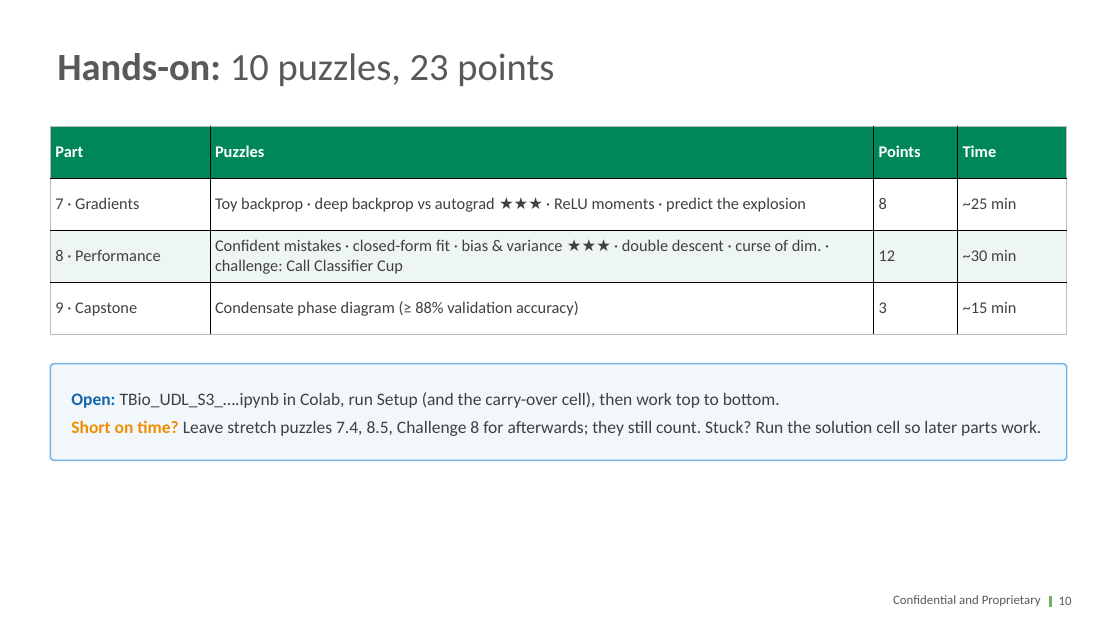
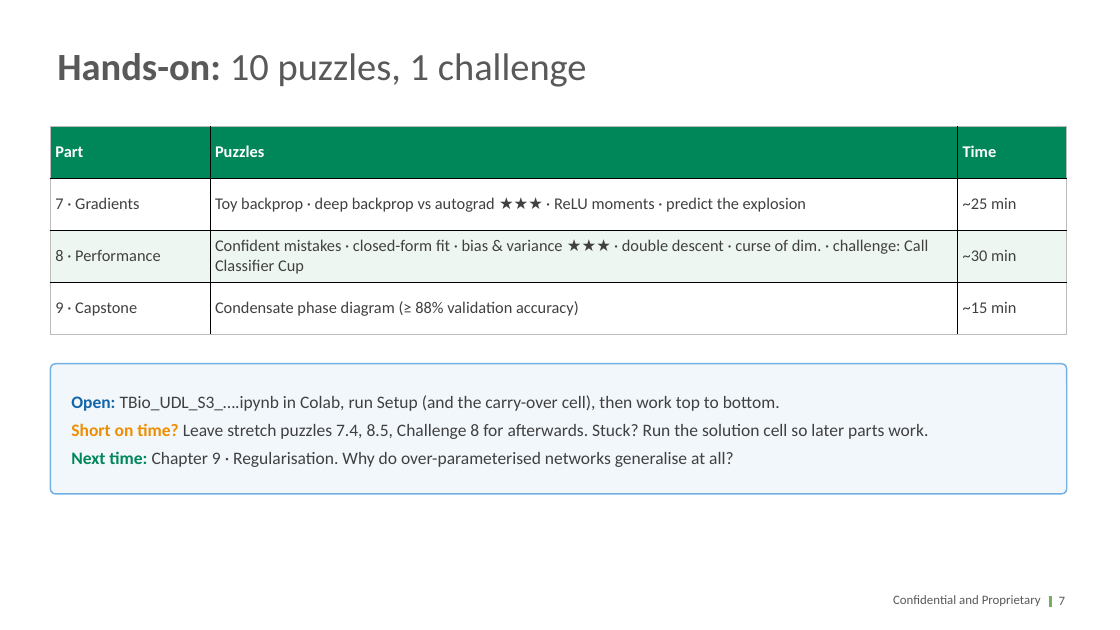
Before and after one commit to transitionbio/udl-ch1-8-tutorial, a slide deck: slide 7 of slides/TBio_UDL_S3_Backprop_Performance_Ch7-8.pptx (slide 10 before the commit). Drawn at 1120x630 pixels with LibreOffice and Linux fonts; fonts in the diff are those of the drawing; background and template pictures are left out. Boxes give left, top, right and bottom in pixels: in the first picture for what was removed or moved away, otherwise in the second. Text is boxed around its words. In the diff, an @@ line names an element or a change of style, - is before the commit and + after.

```diff
--- a/slides/TBio_UDL_S3_Backprop_Performance_Ch7-8.pptx
+++ b/slides/TBio_UDL_S3_Backprop_Performance_Ch7-8.pptx
@@ title at (x1=57, y1=53, x2=587, y2=87): text changed @@
-Hands-on: 10 puzzles, 23 points
+Hands-on: 10 puzzles, 1 challenge
@@ table at (x1=50, y1=126, x2=1067, y2=334) @@
-column 3: Points | 8 | 12 | 3
@@ rounded rectangle resized from (x1=50, y1=364, x2=1067, y2=460) to (x1=50, y1=364, x2=1067, y2=494) @@
@@ text at (x1=71, y1=423, x2=928, y2=467): text changed @@
-Short on time? Leave stretch puzzles 7.4, 8.5, Challenge 8 for afterwards; they still count. Stuck? Run the solution cell so later parts work.
+Short on time? Leave stretch puzzles 7.4, 8.5, Challenge 8 for afterwards. Stuck? Run the solution cell so later parts work.
+Next time: Chapter 9 · Regularisation. Why do over-parameterised networks generalise at all?
@@ page number at (x1=1059, y1=597, x2=1065, y2=605): text changed @@
-10
+7
```
Also in this commit, not shown: 3 slides removed, 9 other files.
